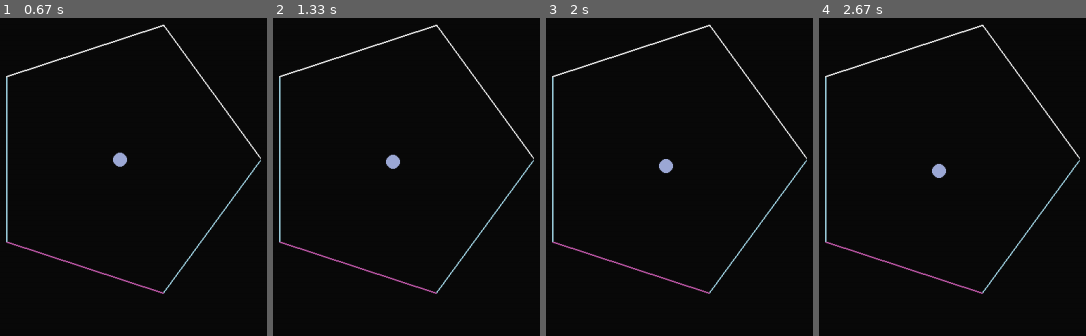
Above: before the commit, frames 1-4 (left to right).
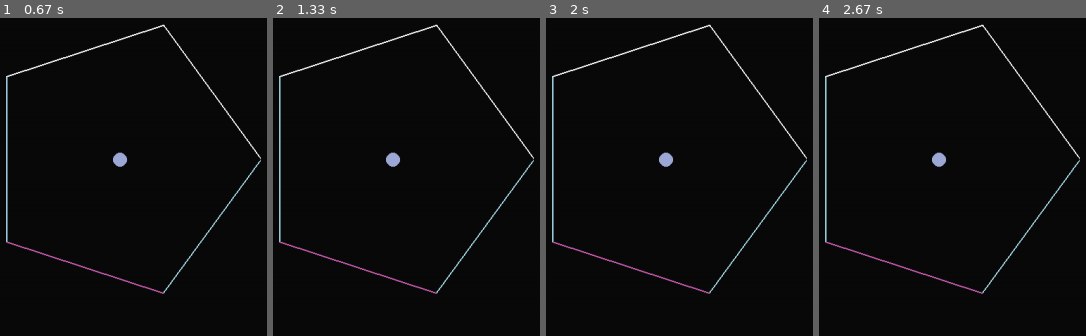
Above: after the commit, the same moments.

Repository: jwannamaker/PolyBounce
Game: pygame game, started from main.py
Same seed, same stepped clock (60 frames per second), same inputs: the game is played once before the commit and once after it.
Inputs:
- Up to frame 1 (0.67 s): hold D from 0.33 s (still down)
- Up to frame 2 (1.33 s): release D at 0.8 s
- Up to frame 3 (2 s): hold Shift from 1.67 s (still down); hold A from 1.67 s (still down)
- Up to frame 4 (2.67 s): release Shift at 2.2 s; release A at 2.2 s

Frame 1 is identical in both runs. In frame 2, 0.1% of the frame differs, in the area x 42-48%, y 42-48%; in frame 3, 0.2%; in frame 4, 0.4%, in the area x 42-48%, y 42-51%.

Commit message:
Not sure how to fix this behavior?

Diff:
--- a/ball.py
+++ b/ball.py
@@ -10,8 +10,8 @@
         self.color = color
         self.position = Vector2(CENTER)
 
-        self.speed = Vector2(0, 0)
         self.direction = Vector2(0, 1)
+        self.velocity = Vector2(0, 0)
         self.acceleration = Vector2(GRAVITY)
 
         self.keys_held = []
@@ -54,12 +54,12 @@
     def update(self, dt):
         self.prev_rect = self.rect.copy()
 
-        self.speed += self.acceleration * dt
+        self.velocity += self.acceleration * dt
         # Applying any user input for movement
         if self.keys_held.count('left'):
-            self.speed.x += 1
+            self.direction.x += 1
         if self.keys_held.count('right'):
-            self.speed.x -= 1
+            self.direction.x -= 1
 
         # Checking if hit left wall, correct position to be within the wall and bounce off
         if self.position.x - self.radius < 0:
@@ -83,8 +83,8 @@
 
         if self.direction.magnitude() != 0:
             self.direction.normalize_ip()
-        self.position.x += self.direction.x * self.speed.x * dt
-        self.position.y += self.direction.y * self.speed.y * dt
+        self.position.x += self.direction.x * self.velocity.x * dt
+        self.position.y += self.direction.y * self.velocity.y * dt
         self.rect.topleft = self.position - Vector2(self.radius)
 
     def add_key_held(self, key):
--- a/game.py
+++ b/game.py
@@ -92,8 +92,9 @@
                     self.inner_ring.cw_rotate()
 
     def process_game_logic(self):
+        # Checks if the player ball is currently inside of the inscribed circle of the ring
         if pygame.sprite.spritecollide(self.player_ball, self.ring_group, False, pygame.sprite.collide_circle):
-            print('Collision Detected')
+
             player_mask = self.player_ball.mask
             ring_mask = self.inner_ring.mask
             offset_x = self.player_ball.rect.topleft[0] - self.inner_ring.rect.topleft[0]
@@ -113,6 +114,9 @@
                 self.player_ball.direction.y += dy
                 # to_center_x = self.position.distance_to((CENTER.x, 0))
                 # to_center_y = self.position.distance_to((0, CENTER.y))
+        else:
+            self.player_ball.direction *= -1
+            self.player_ball.rect = self.player_ball.prev_rect
         self.player_ball.update(self.dt)
         self.inner_ring.update()
 
--- a/polygon.py
+++ b/polygon.py
@@ -29,9 +29,9 @@
         pygame (pygame.sprite.Sprite): base class
     '''
 
-    def __init__(self, outer_radius, N, color=random.choice(list(PALLETE.values()))):
+    def __init__(self, radius, N, color=random.choice(list(PALLETE.values()))):
         super().__init__()
-        self.outer_radius = outer_radius
+        self.radius = radius
         self.color = color
         self.position = Vector2(CENTER)
         self.N = N              # number of sides
@@ -40,9 +40,9 @@
         # self.keys_held = []
 
         self.theta = self.get_theta()
-        self.radius = self.get_inradius()
+        # self.radius = self.get_inradius()
         self.vertices = self.get_vertices()
-        self.image = pygame.Surface((self.outer_radius * 2, self.outer_radius * 2))
+        self.image = pygame.Surface((self.radius * 2, self.radius * 2))
         self.image.fill((0, 0, 0))
         self.image.set_colorkey((0, 0, 0))
         # pygame.draw.lines(self.image, self.color, True, self.vertices, 3)
@@ -66,14 +66,14 @@
             Returns the apothem of this regular polygon, which is the same as the
             radius of the largest possible inscribed circle.
         '''
-        return self.outer_radius * np.cos(self.theta)
+        return self.radius * np.cos(self.theta)
 
     def get_vertices(self):
         vertices = []
         for i in range(self.N):
             theta = i * self.theta
-            x = (self.outer_radius * np.cos(theta)) + self.outer_radius
-            y = (self.outer_radius * np.sin(theta)) + self.outer_radius
+            x = (self.radius * np.cos(theta)) + self.radius
+            y = (self.radius * np.sin(theta)) + self.radius
             vertices.append(np.array((x, y)))
         return vertices
 
@@ -95,7 +95,7 @@
     #     return vectors
 
     def draw(self, surface):
-        blit_position = self.position - Vector2(self.outer_radius)
+        blit_position = self.position - Vector2(self.radius)
         surface.blit(self.image, blit_position)
 
     def update(self):
--- a/utils.py
+++ b/utils.py
@@ -14,7 +14,7 @@
 SCREEN_SIZE = Vector2(1280, 720)
 CENTER = Vector2(SCREEN_SIZE // 2)
 
-GRAVITY = Vector2(0, 5)
+GRAVITY = Vector2(0, 10)
 
 RING_PADDING = 50
 RING_SIDES = {
